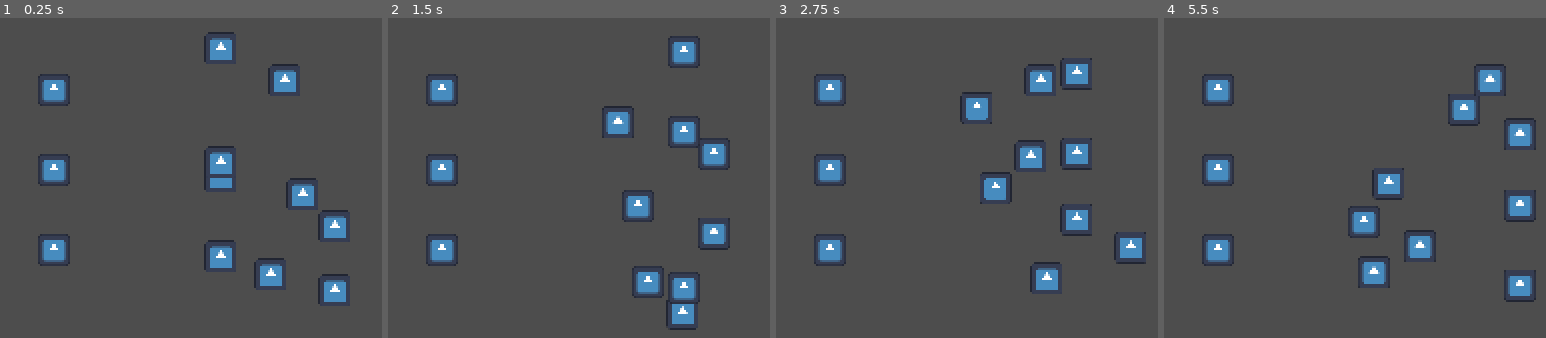
Above: before the commit, frames 1-4 (left to right).
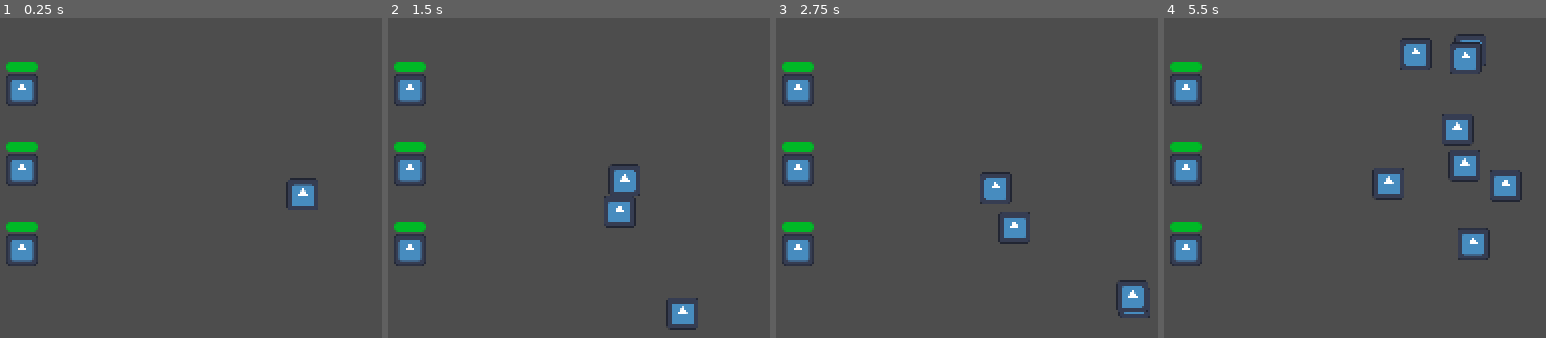
Above: after the commit, the same moments.

Repository: bradley326/Secret-Keeper-v1
Game: Godot game, scene res://scenes/world.tscn
The game is run twice, just before and just after one commit, with the same random seed, the same clock (stepped at 60 frames per second) and the same inputs. The engine's default icon, where the game draws it, is replaced by a stand-in: a white triangle on a blue panel in a dark square.
Inputs:
- Up to frame 1 (0.25 s): no input
- Up to frame 2 (1.5 s): tap Space (spawn, bound only after the commit) at 0.6, 1.35 s
- Up to frame 3 (2.75 s): tap Space (spawn, bound only after the commit) at 2.1 s
- Up to frame 4 (5.5 s): tap Space (spawn, bound only after the commit) every 0.75 s from 2.85 to 5.1 s

The runs differ from the first frame. In frame 1, 8.0% of the frame differs, in the area x 1-92%, y 4-90%; in frame 2, 9.8%; in frame 3, 9.1%; in frame 4, 12%, in the area x 1-98%, y 5-89%.

Commit message:
Started working on health bars

Diff:
--- a/project.godot
+++ b/project.godot
@@ -23,6 +23,14 @@
 window/size/window_height_override=720
 window/stretch/mode="viewport"
 
+[input]
+
+spawn={
+"deadzone": 0.5,
+"events": [Object(InputEventKey,"resource_local_to_scene":false,"resource_name":"","device":-1,"window_id":0,"alt_pressed":false,"shift_pressed":false,"ctrl_pressed":false,"meta_pressed":false,"pressed":false,"keycode":0,"physical_keycode":32,"key_label":0,"unicode":32,"echo":false,"script":null)
+]
+}
+
 [rendering]
 
 renderer/rendering_method="mobile"
--- /dev/null
+++ b/scenes/lock.gd
@@ -0,0 +1,13 @@
+extends Area2D
+
+@onready var max_health = 100
+@onready var current_health
+
+# Called when the node enters the scene tree for the first time.
+func _ready():
+	pass # Replace with function body.
+
+
+# Called every frame. 'delta' is the elapsed time since the previous frame.
+func _process(delta):
+	pass
--- a/scenes/lock.tscn
+++ b/scenes/lock.tscn
@@ -1,11 +1,24 @@
-[gd_scene load_steps=3 format=3 uid="uid://qst0knvxpt54"]
+[gd_scene load_steps=6 format=3 uid="uid://qst0knvxpt54"]
 
+[ext_resource type="Script" path="res://scenes/lock.gd" id="1_dxqaq"]
 [ext_resource type="Texture2D" uid="uid://drh0rdyyftb67" path="res://assets/icon.svg" id="1_jiihl"]
 
 [sub_resource type="RectangleShape2D" id="RectangleShape2D_q6xgc"]
 size = Vector2(16, 16)
 
+[sub_resource type="StyleBoxFlat" id="StyleBoxFlat_hestl"]
+bg_color = Color(1.82897e-06, 0.726712, 0.150785, 1)
+corner_radius_top_left = 4
+corner_radius_top_right = 4
+corner_radius_bottom_right = 4
+corner_radius_bottom_left = 4
+
+[sub_resource type="Theme" id="Theme_qf823"]
+ProgressBar/font_sizes/font_size = 4
+ProgressBar/styles/fill = SubResource("StyleBoxFlat_hestl")
+
 [node name="Lock" type="Area2D" groups=["locks"]]
+script = ExtResource("1_dxqaq")
 
 [node name="Sprite2D" type="Sprite2D" parent="."]
 scale = Vector2(0.125, 0.125)
@@ -13,3 +26,27 @@
 
 [node name="CollisionShape2D" type="CollisionShape2D" parent="."]
 shape = SubResource("RectangleShape2D_q6xgc")
+
+[node name="Control" type="Control" parent="."]
+layout_mode = 3
+anchors_preset = 0
+offset_left = -24.0
+offset_top = -8.0
+offset_right = 16.0
+offset_bottom = 2.0
+
+[node name="ProgressBar" type="ProgressBar" parent="Control"]
+layout_mode = 1
+anchors_preset = -1
+anchor_left = -0.4
+anchor_top = -0.8
+anchor_right = 1.6
+anchor_bottom = 0.5
+offset_left = 32.0
+offset_top = 2.0
+offset_right = -32.0
+offset_bottom = -6.0
+theme = SubResource("Theme_qf823")
+value = 100.0
+fill_mode = 1
+show_percentage = false
--- a/scenes/skeleton.gd
+++ b/scenes/skeleton.gd
@@ -3,9 +3,14 @@
 @onready var direction_x: int
 @onready var direction_y: int
 @onready var attack_range = $CollisionArea
+@onready var attack_timer = $Timer
 
 var target
 var target_direction
+var max_damage = 10
+var min_damage = 2
+
+signal damage_done(damage: int)
 
 enum State {
 	SEARCHING,
@@ -55,8 +60,14 @@
 	global_position.y += 50 * delta * target_direction.y
 
 func _attacking():
-	print("Near a lock. Attack!")
+	pass
 
 func _on_area_entered(area):
 	if area.is_in_group("locks"):
 		current_state = State.ATTACKING
+		attack_timer.start()
+
+func _on_timer_timeout():
+	print("Attacking...")
+	var damage = randi_range(min_damage, max_damage)
+	damage_done.emit(damage)
--- a/scenes/skeleton.tscn
+++ b/scenes/skeleton.tscn
@@ -24,5 +24,9 @@
 [node name="DetectBox" type="CollisionShape2D" parent="DetectArea"]
 shape = SubResource("RectangleShape2D_6atdf")
 
+[node name="Timer" type="Timer" parent="."]
+wait_time = 2.0
+
 [connection signal="area_entered" from="." to="." method="_on_area_entered"]
 [connection signal="area_entered" from="DetectArea" to="." method="_on_detect_area_area_entered"]
+[connection signal="timeout" from="Timer" to="." method="_on_timer_timeout"]
--- /dev/null
+++ b/scenes/world.gd
@@ -0,0 +1,23 @@
+extends Node
+
+@onready var skeleton = preload("res://scenes/skeleton.tscn")
+
+@onready var closet = $Closet
+
+# Called when the node enters the scene tree for the first time.
+func _ready():
+	pass
+
+
+# Called every frame. 'delta' is the elapsed time since the previous frame.
+func _process(delta):
+	if Input.is_action_just_pressed("spawn"):
+		print("Spawning a new skeleton")
+		var new_skeleton = skeleton.instantiate()
+		add_child(new_skeleton)
+		new_skeleton.global_position.x = randi_range(closet.left_side, closet.right_side)
+		new_skeleton.global_position.y = randi_range(closet.top_side, closet.bottom_side)
+		new_skeleton.connect("damage_done", _on_damage_done)
+
+func _on_damage_done(damage):
+	print(damage)
--- a/scenes/world.tscn
+++ b/scenes/world.tscn
@@ -1,47 +1,25 @@
-[gd_scene load_steps=4 format=3 uid="uid://b2l2njvogafnv"]
+[gd_scene load_steps=5 format=3 uid="uid://b2l2njvogafnv"]
 
+[ext_resource type="Script" path="res://scenes/world.gd" id="1_wqnw0"]
 [ext_resource type="PackedScene" uid="uid://cxsepau705cwb" path="res://scenes/closet.tscn" id="2_sgyux"]
 [ext_resource type="PackedScene" uid="uid://b0e4h1qa4ux8s" path="res://scenes/skeleton.tscn" id="2_vt1mw"]
 [ext_resource type="PackedScene" uid="uid://qst0knvxpt54" path="res://scenes/lock.tscn" id="3_1lou8"]
 
 [node name="World" type="Node"]
+script = ExtResource("1_wqnw0")
 
 [node name="Skeleton" parent="." instance=ExtResource("2_vt1mw")]
 position = Vector2(224, 88)
-
-[node name="Skeleton2" parent="." instance=ExtResource("2_vt1mw")]
-position = Vector2(240, 56)
-
-[node name="Skeleton3" parent="." instance=ExtResource("2_vt1mw")]
-position = Vector2(208, 128)
-
-[node name="Skeleton4" parent="." instance=ExtResource("2_vt1mw")]
-position = Vector2(240, 104)
-
-[node name="Skeleton5" parent="." instance=ExtResource("2_vt1mw")]
-position = Vector2(208, 40)
-
-[node name="Skeleton6" parent="." instance=ExtResource("2_vt1mw")]
-position = Vector2(240, 136)
-
-[node name="Skeleton7" parent="." instance=ExtResource("2_vt1mw")]
-position = Vector2(208, 144)
-
-[node name="Skeleton8" parent="." instance=ExtResource("2_vt1mw")]
-position = Vector2(208, 104)
-
-[node name="Skeleton9" parent="." instance=ExtResource("2_vt1mw")]
-position = Vector2(208, 72)
 
 [node name="Closet" parent="." instance=ExtResource("2_sgyux")]
 position = Vector2(192, 32)
 metadata/_edit_lock_ = true
 
 [node name="Lock" parent="." instance=ExtResource("3_1lou8")]
-position = Vector2(112, 128)
+position = Vector2(96, 128)
 
 [node name="Lock2" parent="." instance=ExtResource("3_1lou8")]
-position = Vector2(112, 88)
+position = Vector2(96, 88)
 
 [node name="Lock3" parent="." instance=ExtResource("3_1lou8")]
-position = Vector2(112, 48)
+position = Vector2(96, 48)
